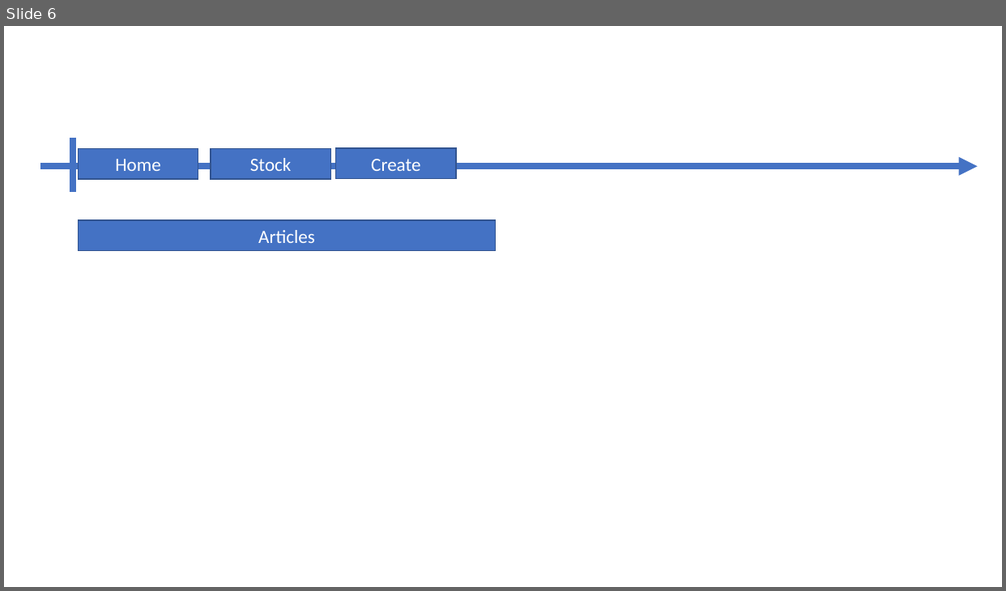
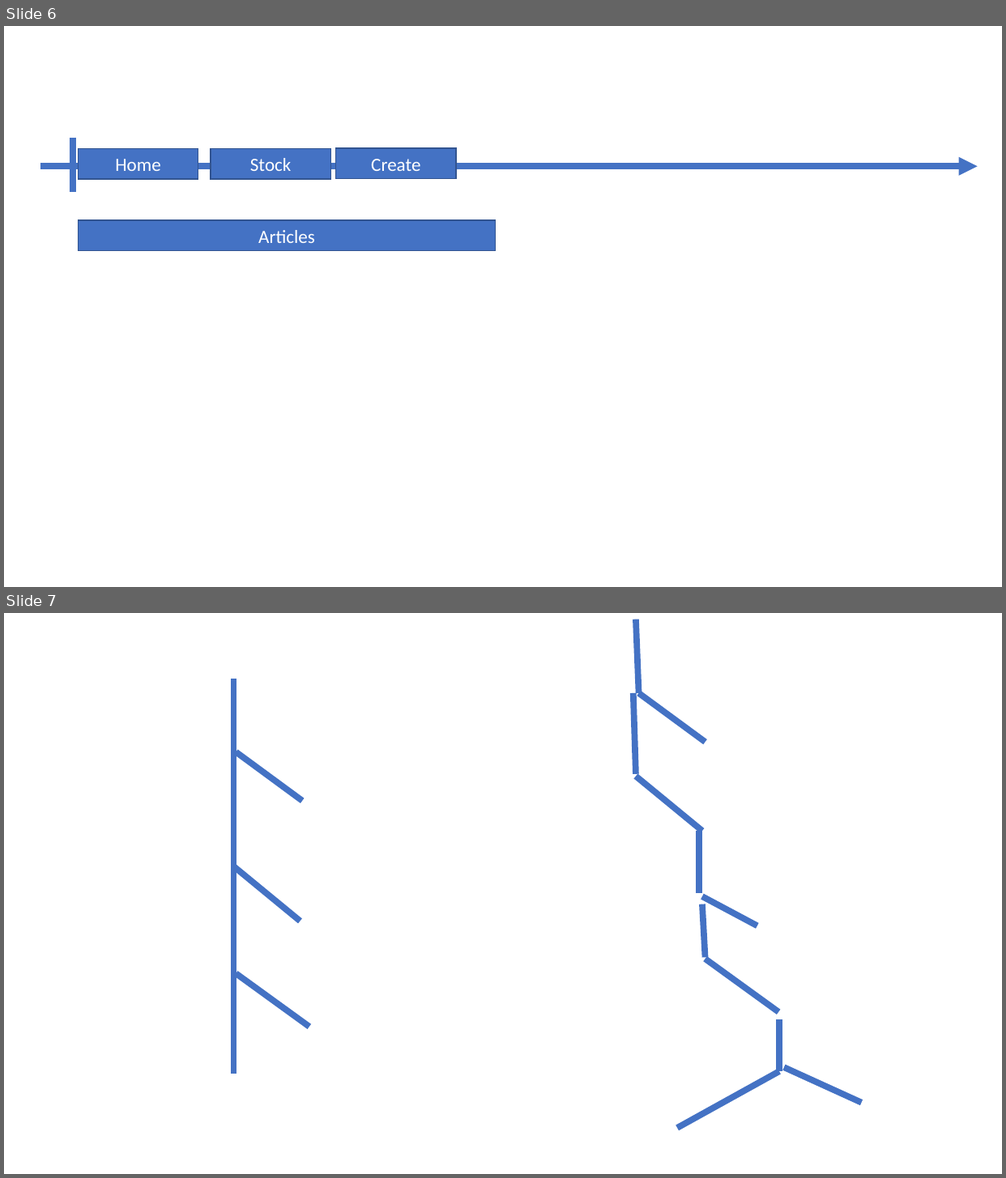
Before and after one commit to jlg-formation/njs-dec-2020, a slide deck: notes.pptx. Shown one above the other, each under a label of ours: slide 6 before the commit, slides 6 and 7 after it. The pictures are 1006x591 and 1006x1178 pixels, drawn with LibreOffice and Linux fonts; fonts in the diff are those of the drawing. Boxes give left, top, right and bottom in pixels: in the first picture for what was removed or moved away, otherwise in the second. Text is boxed around its words. In the diff, an @@ line names an element or a change of style, - is before the commit and + after.

Commit message:
powerpoint

```diff
--- a/notes.pptx
+++ b/notes.pptx
@@ slide 7 added at <box>4,613,1002,1174</box>, background #FFFFFF @@
@@ line added from (636, 619) to (639, 693), #4472C4 6 pt @@
@@ line added from (234, 679) to (234, 1074), #4472C4 6 pt @@
@@ line added from (633, 693) to (636, 774), #4472C4 6 pt @@
@@ line added from (639, 693) to (705, 742), #4472C4 6 pt @@
@@ line added from (236, 752) to (303, 801), #4472C4 6 pt @@
@@ line added from (636, 776) to (702, 831), #4472C4 6 pt @@
@@ line added from (699, 831) to (699, 894), #4472C4 6 pt @@
@@ line added from (234, 867) to (300, 922), #4472C4 6 pt @@
@@ line added from (702, 897) to (757, 926), #4472C4 6 pt @@
@@ line added from (702, 905) to (705, 957), #4472C4 6 pt @@
@@ line added from (236, 973) to (309, 1027), #4472C4 6 pt @@
@@ line added from (705, 959) to (779, 1012), #4472C4 6 pt @@
@@ line added from (780, 1020) to (780, 1072), #4472C4 6 pt @@
@@ line added from (780, 1072) to (678, 1128), #4472C4 6 pt @@
@@ line added from (784, 1067) to (862, 1102), #4472C4 6 pt @@
```
Also in this commit, not shown: 1 other slide added.
